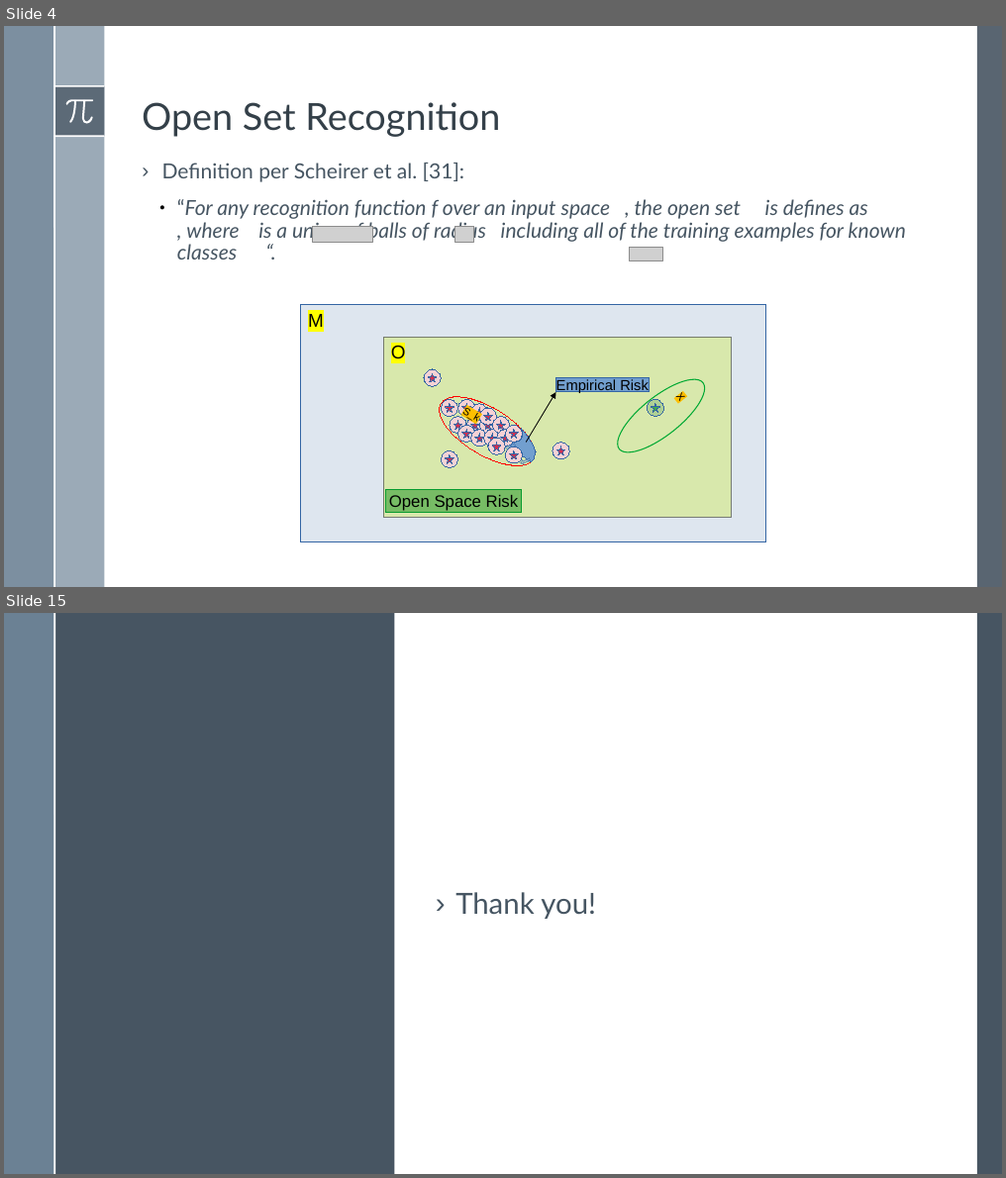
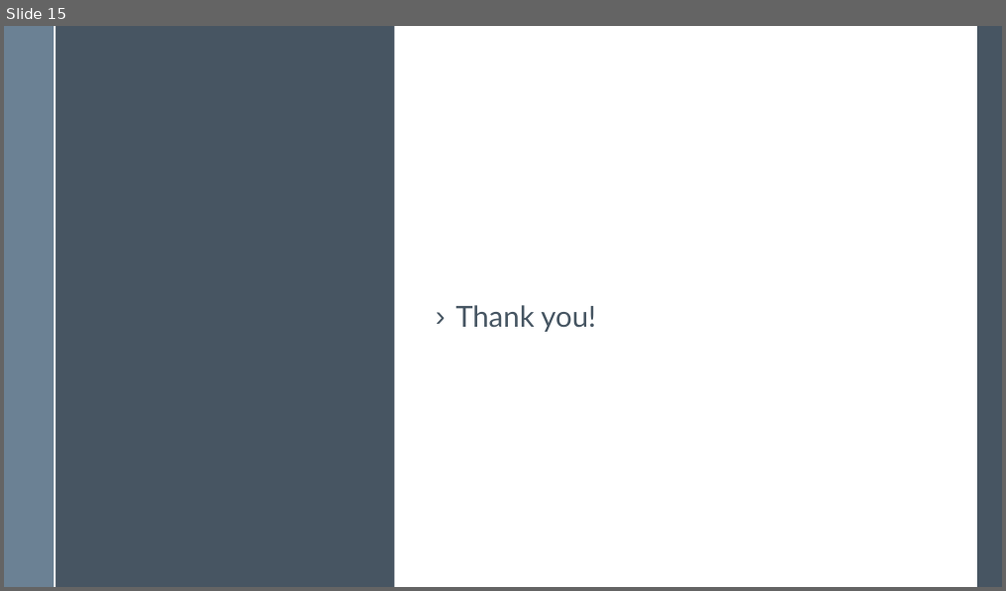
Before and after one commit to BardiaMojra/presentations, a slide deck: _01_template/presentation.odp. Shown one above the other, each under a label of ours: slides 4 and 15 before the commit, slide 15 after it; the slides between them are not shown. The pictures are 1006x1178 and 1006x591 pixels, drawn with LibreOffice and Linux fonts; fonts in the diff are those of the drawing; grey boxes stand for pictures; background and template pictures are left out. Boxes give left, top, right and bottom in pixels: in the first picture for what was removed or moved away, otherwise in the second. Text is boxed around its words. In the diff, an @@ line names an element or a change of style, - is before the commit and + after.

```diff
--- a/_01_template/presentation.odp
+++ b/_01_template/presentation.odp
@@ slide 4 removed at <box>4,26,1002,587</box>, background #FFFFFF; not listed: 6 template elements that a slide beside it also shows @@
@@ rectangle removed at <box>977,26,1002,587</box> @@
@@ freeform shape removed at <box>66,99,94,123</box> @@
@@ text removed at <box>142,102,500,137</box> @@
-Open Set Recognition
@@ text removed at <box>162,163,906,260</box> @@
-› Definition per Scheirer et al. [31]:
-  ● “For any recognition function f over an input space , the open set is defines as , where is a union of balls of radius including all of the training examples for known classes “.
@@ picture removed at <box>313,227,372,243</box> @@
@@ picture removed at <box>454,227,474,243</box> @@
@@ picture removed at <box>630,247,662,261</box> @@
@@ rectangle removed at <box>300,305,766,543</box> @@
-M
@@ rectangle removed at <box>383,338,731,518</box> @@
-O
@@ rectangle removed at <box>555,377,648,392</box> @@
-Empirical Risk
@@ ellipse removed at <box>607,368,715,465</box> @@
-X
@@ ellipse removed at <box>429,383,546,479</box> @@
-S_k
@@ arrow removed from (526, 442) to (555, 392) @@
@@ ellipse removed at <box>648,399,664,417</box> @@
@@ star removed at <box>650,404,659,412</box> @@
@@ freeform shape removed at <box>510,428,537,463</box> @@
@@ group removed at <box>424,370,522,469</box>: 17 ellipses, 17 stars @@
@@ right arrow removed at <box>505,442,516,451</box> @@
@@ right arrow removed at <box>520,457,531,466</box> @@
@@ ellipse removed at <box>552,442,569,460</box> @@
@@ star removed at <box>556,447,564,455</box> @@
@@ rectangle removed at <box>386,490,522,513</box> @@
-Open Space Risk
```
Also in this commit, not shown: 14 slides added, 13 other slides removed, 34 other files.
